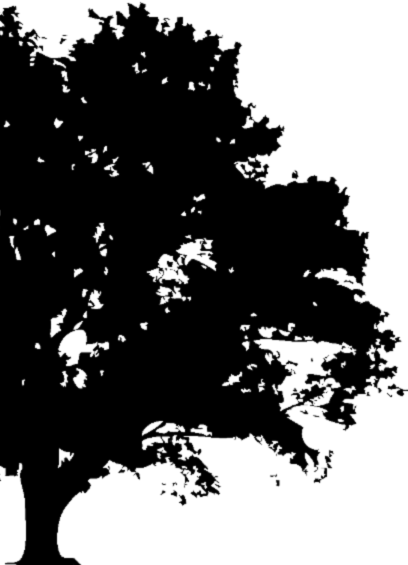
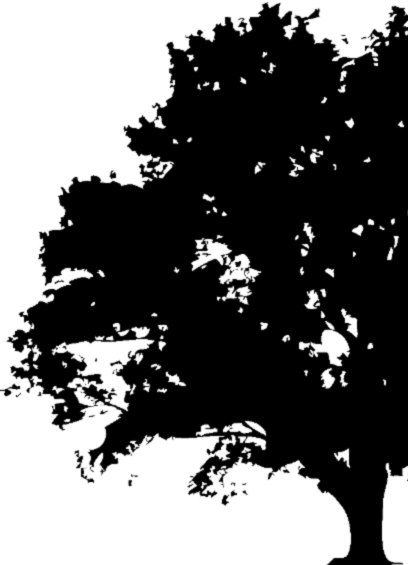
The second w=408, h=565 image is a revision of the first. Changes to its layers:
painted on "Pasted Layer copy" over [0, 1, 408, 565]
